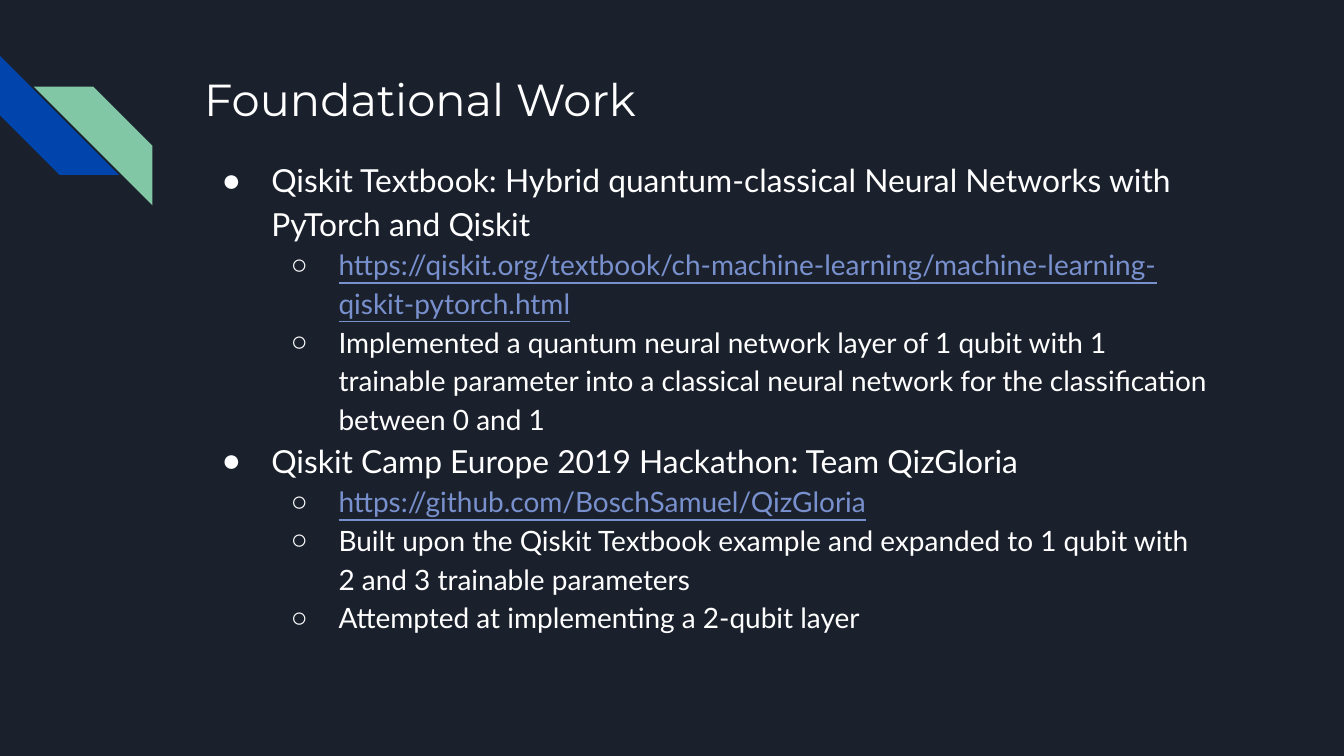
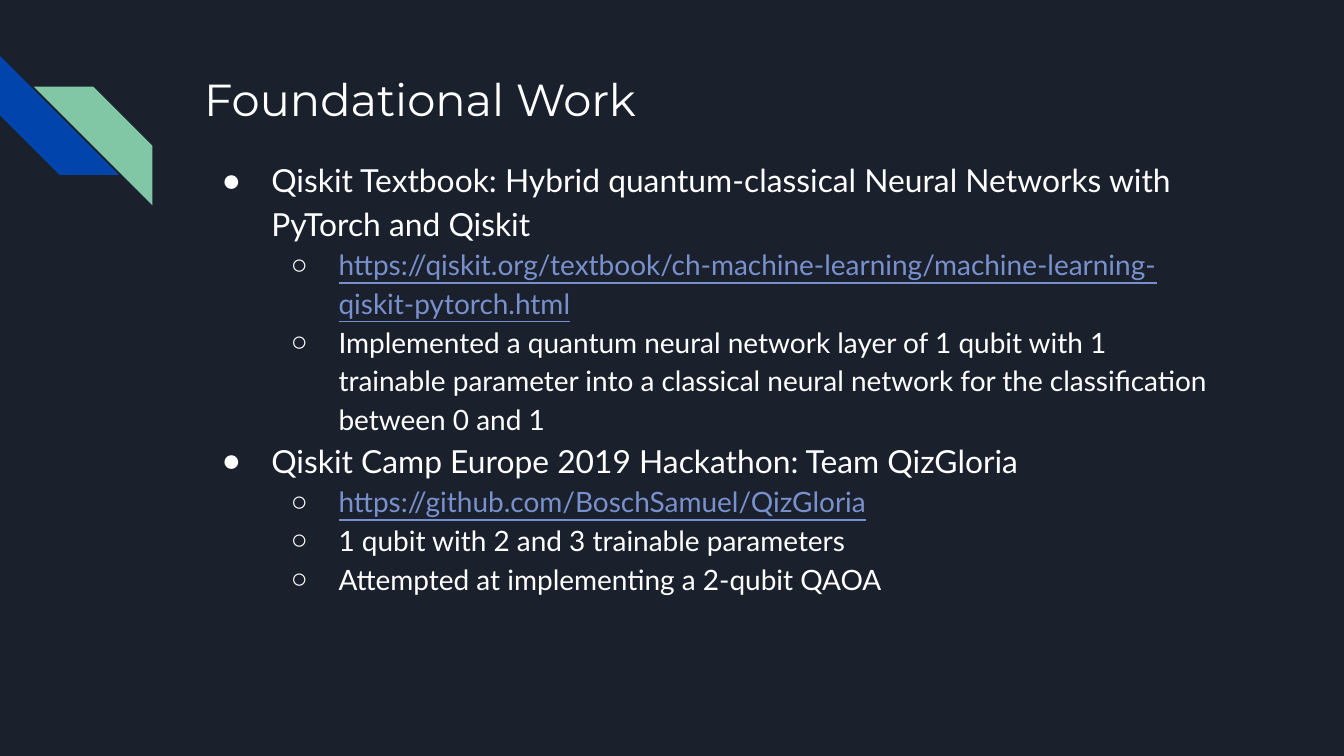
Before and after one commit to qiyaoliang/Quantum-Deep-Learning, a slide deck: slide 2 of Quantum Deep Learning.pptx. Drawn at 1344x756 pixels with LibreOffice and Linux fonts; fonts in the diff are those of the drawing. Boxes give left, top, right and bottom in pixels: in the first picture for what was removed or moved away, otherwise in the second. Text is boxed around its words. In the diff, an @@ line names an element or a change of style, - is before the commit and + after.

Commit message:
Updated presentation

```diff
--- a/Quantum Deep Learning.pptx
+++ b/Quantum Deep Learning.pptx
@@ text at <box>339,530,881,595</box>: text changed @@
-  ○ Built upon the Qiskit Textbook example and expanded to 1 qubit with 2 and 3 trainable parameters
-  ○ Attempted at implementing a 2-qubit layer
+  ○ 1 qubit with 2 and 3 trainable parameters
+  ○ Attempted at implementing a 2-qubit QAOA
```
Also in this commit, not shown: 2 other files.
